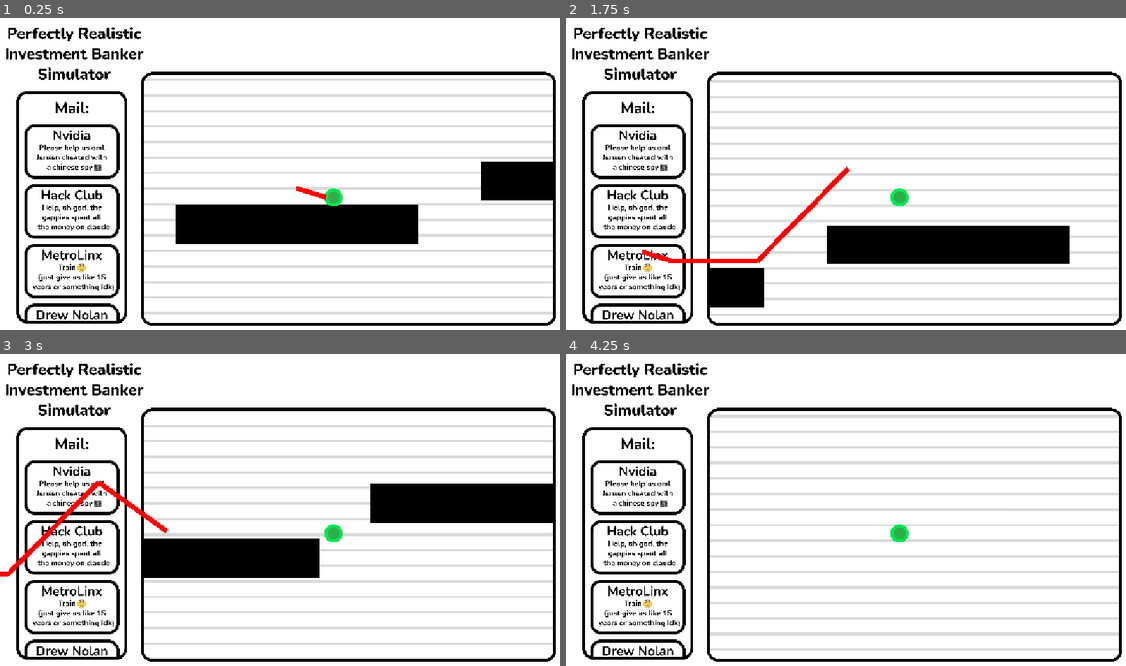
Above: before the commit, frames 1-4 (two rows, left to right).
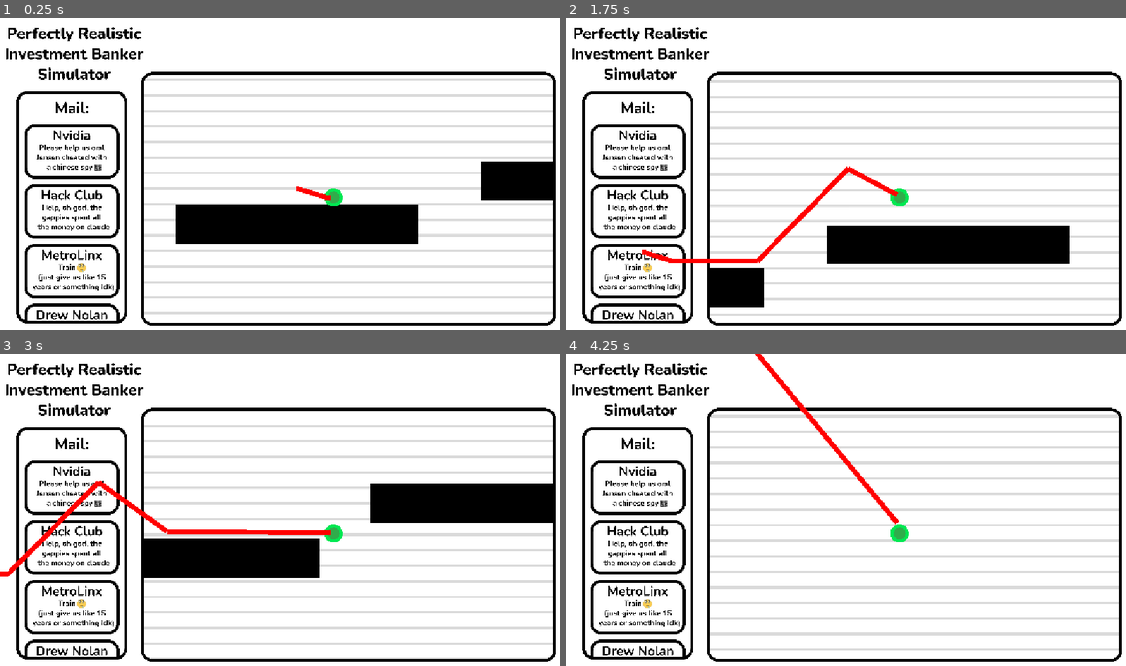
Above: after the commit, the same moments.

Repository: thirtyseventh-xyz/haven
Game: Godot game, scene res://levels/level_1.tscn
Two runs of this game, one before a commit and one after it. Both use one fixed random seed, a clock stepped at 60 frames per second and the inputs below. The engine's default icon, where the game draws it, is replaced by a stand-in: a white triangle on a blue panel in a dark square.
Inputs:
- Up to frame 1 (0.25 s): no input
- Up to frame 2 (1.75 s): tap Enter at 0.5 s; tap Space at 0.77, 1.52 s
- Up to frame 3 (3 s): no input
- Up to frame 4 (4.25 s): tap Space at 3.02, 3.77 s

The runs differ from the first frame. In frame 1, less than 0.1% of the frame differs, in the area x 58-60%, y 56-59%; in frame 2, 0.2%; in frame 3, 0.5%; in frame 4, 0.6%, in the area x 33-60%, y 0-55%.

Commit message:
line works gud now

Diff:
--- a/levels/level_1.tscn
+++ b/levels/level_1.tscn
@@ -77,8 +77,7 @@
 
 [node name="PlayerLine" type="Line2D" parent="StockLine" unique_id=2074722612]
 
-[connection signal="new_line_point" from="Player" to="Line2D" method="new_point"]
 [connection signal="new_line_point" from="Player" to="StockLine" method="new_point"]
-[connection signal="track_last_point" from="Player" to="Line2D" method="track_last_point"]
+[connection signal="track_last_point" from="Player" to="StockLine" method="track_last_point"]
 
 [editable path="Player"]
--- a/levels/stock_line.gd
+++ b/levels/stock_line.gd
@@ -7,6 +7,9 @@
 	new_point(Vector2(0,0))
 
 	$PlayerLine.add_point(last_point)
+	$PlayerLine.add_point(last_point)
+	$PlayerLine.default_color = Color(1,0,0)
+
 
 func new_point(pos:Vector2) -> void:
 	line = Line2D.new()
@@ -21,4 +24,5 @@
 
 
 func track_last_point(new_pos:Vector2) -> void:
-	$PlayerLine.set_point_position(0,)
+	$PlayerLine.set_point_position(0,last_point)
+	$PlayerLine.set_point_position(1,new_pos)
